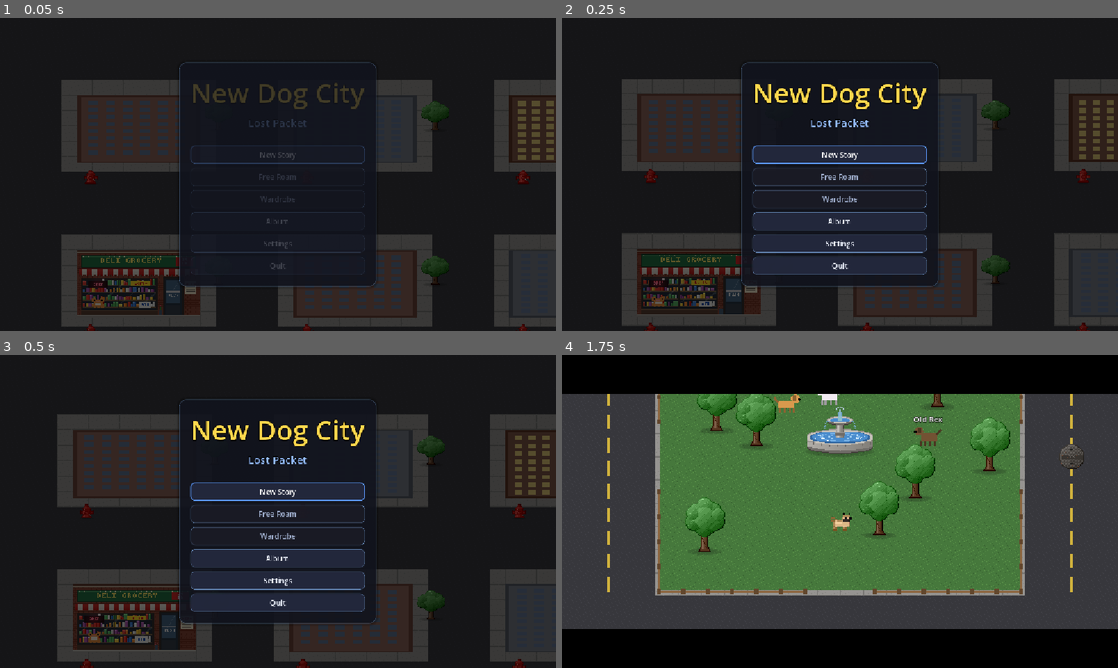
Above: before the commit, frames 1-4 (two rows, left to right).
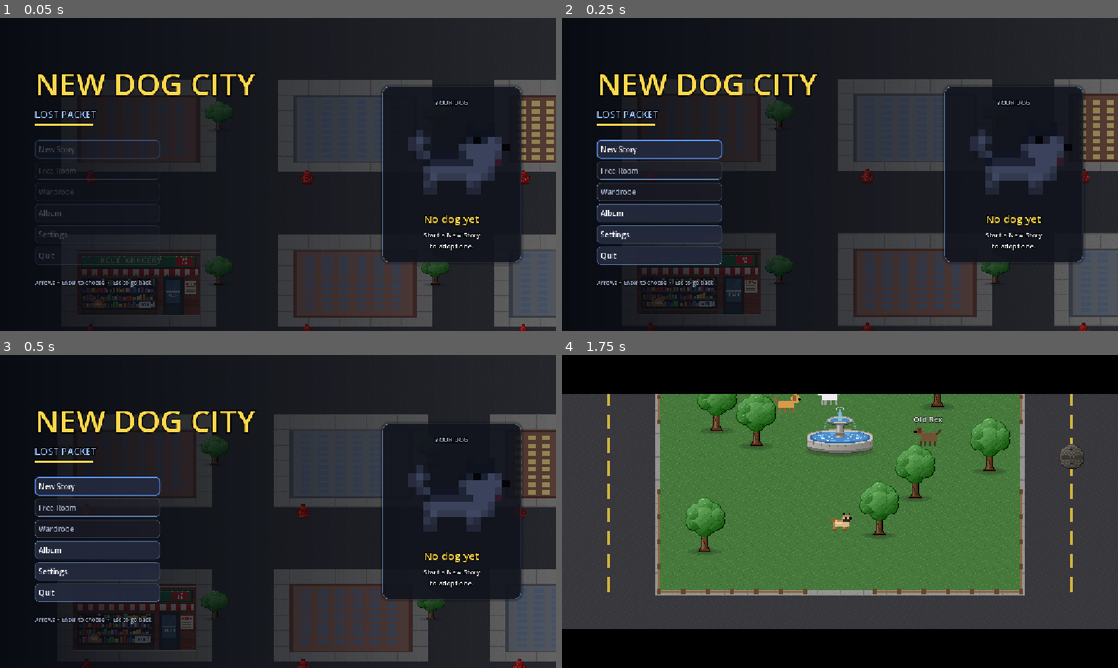
Above: after the commit, the same moments.

Repository: Damon1o/new-dog-city
Game: Godot game, scene res://scenes/Home.tscn
The game is run twice, just before and just after one commit, with the same random seed, the same clock (stepped at 60 frames per second) and the same inputs.
Inputs (mouse positions are in pixels of both pictures, inside the frame that each line leads up to):
- Up to frame 1 (0.05 s): no input
- Up to frame 2 (0.25 s): no input
- Up to frame 3 (0.5 s): no input
- Up to frame 4 (1.75 s): click "Album" at 0.5 s; tap Enter at 1.25 s; move the mouse to (962, 495) at 1.27 s; hold D (move_right) from 1.28 s (still down); tap Tab (breed) at 1.35 s; click (962, 495) at 1.42 s; tap F (interact) at 1.55 s

The runs differ from the first frame. In frame 1, 25% of the frame differs, in the area x 6-100%, y 14-100%; in frame 2, 32%; in frame 3, 32%; in frame 4, nothing differs.

Commit message:
Redesign home screen; Save & Quit returns to it
Home: title and a left-aligned menu column over a left-dark gradient,
plus a "Your dog" card on the right showing the saved dog's breed
sprite, name, level, bones and treats (a silhouette before any save).

Save & Quit (pause menu and death screen) now saves, unpauses and
changes scene to Home instead of closing the game. Home clears any
boss/cutscene music layer left over from the game.

Co-Authored-By: Claude Opus 5.5 <noreply@anthropic.com>

Diff:
--- a/scripts/game.gd
+++ b/scripts/game.gd
@@ -499,9 +499,11 @@
 		death_cause = "You blacked out."
 		float_text(player.position, "HONK!", Color(1, 0.9, 0.3))
 
+## Save & Quit (pause menu, death screen): save, then back to the home screen.
 func quit_game() -> void:
 	save_game()
-	get_tree().quit()
+	get_tree().paused = false
+	get_tree().change_scene_to_file("res://scenes/Home.tscn")
 
 func on_boss_woke(b: Node2D) -> void:
 	boss = b
--- a/scripts/ui/home.gd
+++ b/scripts/ui/home.gd
@@ -1,11 +1,13 @@
 extends Control
-## Home screen (spec 11 "Home"): the launch scene. Continue / New Story / Free Roam /
-## Wardrobe / Album / Settings / Quit over a slowly panning NYC street.
+## Home screen (spec 11 "Home"): the launch scene. Title + menu column on the left, a card
+## for your saved dog on the right, over a slowly panning NYC street. Save & Quit lands here.
 
 const GAME_SCENE := "res://scenes/Main.tscn"
 const Save := preload("res://scripts/systems/save.gd")
 const Look := preload("res://scripts/ui/theme.gd")
 const Keys := preload("res://scripts/systems/keys.gd")
+const Player := preload("res://scripts/player.gd")
+const GOLD := Color(1, 0.85, 0.3)
 const TILE := 64.0
 const STEP := Vector2(7, 5) * TILE  # one block + one road, same rhythm as the city
 
@@ -23,6 +25,12 @@
 var large_text: CheckBox
 var free_roam: Button
 var wardrobe_btn: Button
+var new_btn: Button
+var layout: Control
+var dog_pic: TextureRect
+var dog_name: Label
+var dog_stats: Label
+var bob := 0.0
 
 ## A save counts once it has a dog: restart() leaves a "ui"-only file (volumes), which is no save.
 static func has_save(path: String) -> bool:
@@ -32,6 +40,8 @@
 func _ready() -> void:
 	set_anchors_and_offsets_preset(Control.PRESET_FULL_RECT)
 	theme = Look.make()
+	Sound.music("", Sound.BOSS)  # back from Save & Quit mid-fight or mid-cutscene
+	Sound.music("", Sound.CUTSCENE)
 	Sound.music("home_theme")
 	for n in ["road", "sidewalk", "building_a", "building_b", "building_c", "bodega", "tree", "hydrant"]:
 		tex[n] = load("res://assets/%s.png" % n)
@@ -40,37 +50,96 @@
 	bg.draw.connect(draw_street)
 	add_child(bg)
 	bg.set_anchors_and_offsets_preset(Control.PRESET_FULL_RECT)
-	var shade := ColorRect.new()
-	shade.color = Color(0, 0, 0, 0.62)
+	# shade: dark on the left where the menu sits, lighter on the right so the street shows
+	var shade := TextureRect.new()
+	var grad := GradientTexture2D.new()
+	grad.gradient = Gradient.new()
+	grad.gradient.set_color(0, Color(0.02, 0.03, 0.06, 0.92))
+	grad.gradient.set_color(1, Color(0.02, 0.03, 0.06, 0.35))
+	grad.fill_to = Vector2(1, 0)
+	shade.texture = grad
+	shade.stretch_mode = TextureRect.STRETCH_SCALE
 	shade.mouse_filter = Control.MOUSE_FILTER_IGNORE
 	add_child(shade)
 	shade.set_anchors_and_offsets_preset(Control.PRESET_FULL_RECT)
 
-	var center := CenterContainer.new()
-	add_child(center)
-	center.set_anchors_and_offsets_preset(Control.PRESET_FULL_RECT)
 	var cfg := ConfigFile.new()
 	cfg.load(save_path)
 	Keys.apply(cfg.get_value("ui", "keys", {}))  # the controls list shows your bindings
+
+	var margin := MarginContainer.new()
+	for side in ["left", "right", "top", "bottom"]:
+		margin.add_theme_constant_override("margin_" + side, 72 if side in ["left", "right"] else 56)
+	add_child(margin)
+	margin.set_anchors_and_offsets_preset(Control.PRESET_FULL_RECT)
+	var row := HBoxContainer.new()
+	row.add_theme_constant_override("separation", 48)
+	margin.add_child(row)
+	layout = row
+
+	# left: title, accent bar, menu, footer hint
+	var left := VBoxContainer.new()
+	left.alignment = BoxContainer.ALIGNMENT_CENTER
+	left.add_theme_constant_override("separation", 6)
+	left.size_flags_horizontal = Control.SIZE_EXPAND_FILL
+	row.add_child(left)
+	var title := label(left, 64, GOLD)
+	title.text = "NEW DOG CITY"
+	title.horizontal_alignment = HORIZONTAL_ALIGNMENT_LEFT
+	title.add_theme_constant_override("outline_size", 10)
+	var sub := label(left, 20, Look.ACCENT.lightened(0.4))
+	sub.text = "LOST PACKET"
+	sub.horizontal_alignment = HORIZONTAL_ALIGNMENT_LEFT
+	var bar := ColorRect.new()
+	bar.color = GOLD
+	bar.custom_minimum_size = Vector2(120, 4)
+	bar.size_flags_horizontal = Control.SIZE_SHRINK_BEGIN
+	left.add_child(bar)
+	var gap := Control.new()
+	gap.custom_minimum_size.y = 18
+	left.add_child(gap)
 	menu = VBoxContainer.new()
-	menu.add_theme_constant_override("separation", 8)
-	var menu_panel := panel()
-	menu_panel.add_child(menu)
-	center.add_child(menu_panel)
-	menu.visibility_changed.connect(func(): menu_panel.visible = menu.visible)
-	label(menu, 56, Color(1, 0.85, 0.3)).text = "New Dog City"
-	label(menu, 22, Look.ACCENT.lightened(0.35)).text = "Lost Packet"
-	var gap := Control.new()
-	gap.custom_minimum_size.y = 16
-	menu.add_child(gap)
+	menu.add_theme_constant_override("separation", 6)
+	menu.size_flags_horizontal = Control.SIZE_SHRINK_BEGIN
+	left.add_child(menu)
+	menu.visibility_changed.connect(func(): layout.visible = menu.visible)
 	continue_btn = button("Continue", start_game)
-	button("New Story", new_story)
+	continue_btn.add_theme_stylebox_override("normal", Look.box(Look.ACCENT.darkened(0.25), 8, Look.ACCENT, 8))
+	new_btn = button("New Story", new_story)
 	# spec open question 4: Free Roam opens once the story reaches ch1_clue.
 	free_roam = button("Free Roam", start_game)
 	wardrobe_btn = button("Wardrobe", open_in_game.bind("wardrobe"))
 	button("Album", open_in_game.bind("album"))  # M5-5: the inventory's album tab, in game
 	button("Settings", open_settings)
 	button("Quit", get_tree().quit).visible = not OS.has_feature("web")
+	var hint := label(left, 12, Look.DIM)
+	hint.text = "Arrows + Enter to choose  ·  Esc to go back"
+	hint.horizontal_alignment = HORIZONTAL_ALIGNMENT_LEFT
+	hint.custom_minimum_size.y = 40
+	hint.vertical_alignment = VERTICAL_ALIGNMENT_BOTTOM
+
+	# right: your dog
+	var card := panel()
+	card.size_flags_vertical = Control.SIZE_SHRINK_CENTER
+	card.size_flags_horizontal = Control.SIZE_SHRINK_END
+	row.add_child(card)
+	var cv0 := VBoxContainer.new()
+	cv0.add_theme_constant_override("separation", 8)
+	card.add_child(cv0)
+	label(cv0, 13, Look.DIM).text = "YOUR DOG"
+	dog_pic = TextureRect.new()
+	dog_pic.custom_minimum_size = Vector2(240, 200)
+	dog_pic.expand_mode = TextureRect.EXPAND_IGNORE_SIZE
+	dog_pic.stretch_mode = TextureRect.STRETCH_KEEP_ASPECT_CENTERED
+	dog_pic.pivot_offset = Vector2(120, 200)
+	cv0.add_child(dog_pic)
+	dog_name = label(cv0, 22, GOLD)
+	dog_stats = label(cv0, 14, Look.TEXT)
+
+	var center := CenterContainer.new()
+	add_child(center)
+	center.set_anchors_and_offsets_preset(Control.PRESET_FULL_RECT)
+	center.mouse_filter = Control.MOUSE_FILTER_IGNORE
 
 	confirm_panel = panel()
 	var cv := VBoxContainer.new()
@@ -134,6 +203,8 @@
 	if not reduce_motion.button_pressed:
 		pan += delta * 18.0
 		bg.queue_redraw()
+		bob += delta
+		dog_pic.scale = Vector2(1.0, 1.0 + sin(bob * 3.0) * 0.025)  # breathing
 
 func _unhandled_input(e: InputEvent) -> void:
 	if e.is_action_pressed("ui_cancel") and not menu.visible:
@@ -174,10 +245,32 @@
 	menu.visible = true
 	confirm_panel.visible = false
 	settings_panel.visible = false
-	(continue_btn if continue_btn.visible else menu.get_child(4)).grab_focus.call_deferred()
+	show_dog(cfg)
+	(continue_btn if continue_btn.visible else new_btn).grab_focus.call_deferred()
 	if not reduce_motion.button_pressed:
 		menu.modulate.a = 0.0
 		menu.create_tween().tween_property(menu, "modulate:a", 1.0, 0.25)
+
+## The card on the right: the saved dog's breed sprite and a few numbers, or a nudge to start.
+func show_dog(cfg: ConfigFile) -> void:
+	var skin: int = clampi(cfg.get_value("dog", "skin", 1), 0, Player.BREEDS.size() - 1)
+	var b: Dictionary = Player.BREEDS[skin]
+	var sheet: Texture2D = load("res://assets/dog_%s.png" % b.file)
+	var frame := AtlasTexture.new()  # the sheet is two walk frames side by side; show the first
+	frame.atlas = sheet
+	frame.region = Rect2(0, 0, sheet.get_width() / 2.0, sheet.get_height())
+	dog_pic.texture = frame
+	if not continue_btn.visible:
+		dog_pic.modulate = Color(0.25, 0.28, 0.38)  # silhouette: no dog yet
+		dog_name.text = "No dog yet"
+		dog_stats.text = "Start a New Story
+to adopt one."
+		return
+	dog_pic.modulate = Color.WHITE
+	var collar: String = cfg.get_value("dog", "collar", "")
+	dog_name.text = ("%s the %s" % [collar, b.name]) if collar != "" else str(b.name)
+	dog_stats.text = "Level %d   ·   %d bones   ·   %d treats" % [
+		cfg.get_value("dog", "level", 1), cfg.get_value("dog", "bones", 0), cfg.get_value("dog", "treats", 0)]
 
 func start_game() -> void:
 	get_tree().change_scene_to_file(GAME_SCENE)
@@ -246,6 +339,8 @@
 	b.text = text
 	b.custom_minimum_size = Vector2(260, 38)
 	b.pressed.connect(on_press)
+	if not parent:
+		b.alignment = HORIZONTAL_ALIGNMENT_LEFT  # the home menu reads as a left column
 	(parent if parent else menu).add_child(b)
 	return b
 
